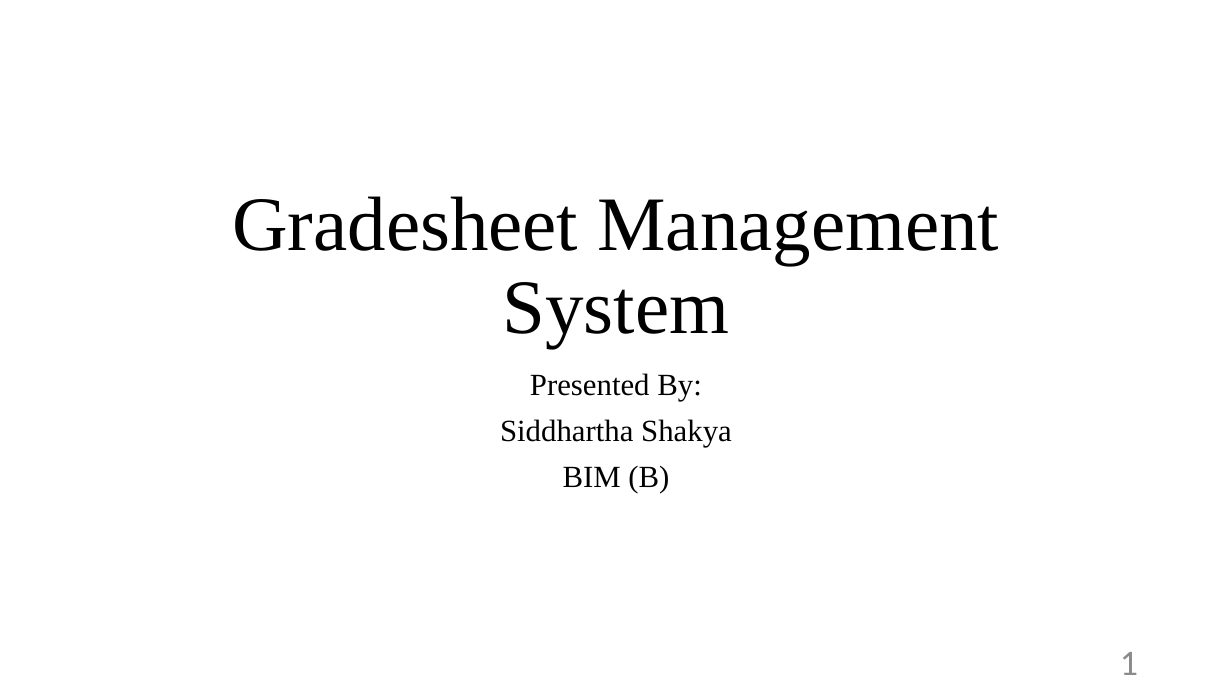
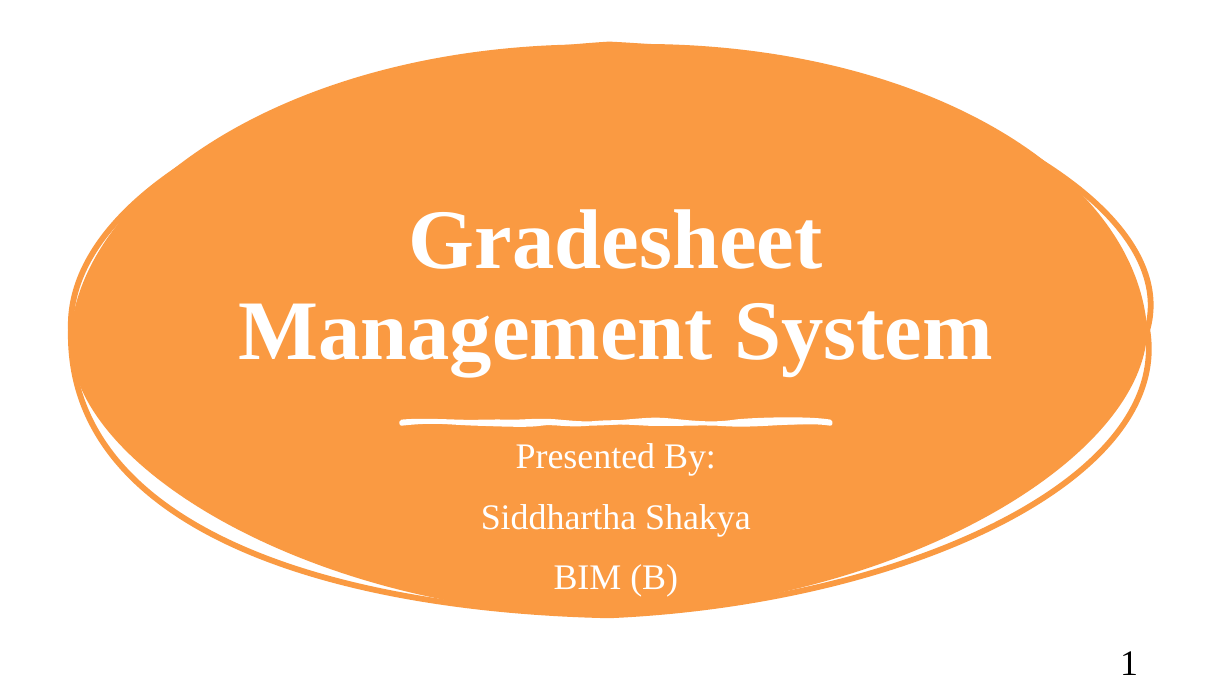
Before and after one commit to Sinmbf/BIM_Presentation, a slide deck: slide 1 of C Programming/Gradesheet Application/Gradesheet Application(Mac Final).pptx. Drawn at 1232x693 pixels with LibreOffice and Linux fonts; fonts in the diff are those of the drawing. Boxes give left, top, right and bottom in pixels: in the first picture for what was removed or moved away, otherwise in the second. Text is boxed around its words. In the diff, an @@ line names an element or a change of style, - is before the commit and + after.

```diff
--- a/C Programming/Gradesheet Application/Gradesheet Application(Mac Final).pptx
+++ b/C Programming/Gradesheet Application/Gradesheet Application(Mac Final).pptx
@@ freeform shape added at <box>71,45,1147,616</box>, fill #FA9A42, outline #FA9A42 4.5 pt @@
@@ title "Gradesheet Management System": place and size @@
-title "Gradesheet Management System" at <box>232,196,999,348</box>
+title "Gradesheet Management System" at <box>238,209,993,375</box>
@@ title "Gradesheet Management System" at <box>238,209,993,375</box>: size 60 to 66 pt, text colour #000000 to #FFFFFF, bold on @@
@@ subtitle "Presented By:": place and size @@
-subtitle "Presented By:" at <box>500,373,732,493</box>
+subtitle "Presented By:" at <box>481,443,751,596</box>
@@ subtitle "Presented By:" at <box>481,443,751,596</box>: size 24 to 28 pt, text colour #000000 to #FFFFFF; line spacing 0.9 to 1.1 @@
@@ freeform shape added at <box>402,421,831,423</box>, fill #FFFFFF, outline #FFFFFF 3.25 pt @@
@@ page number at <box>1120,651,1138,675</box>: font Calibri to Times New Roman, text colour #8C8C8C to #000000; more space between paragraphs @@
```
Also in this commit, not shown: 4 other slides changed, 3 slides added, 1 slide removed, 2 other files.
